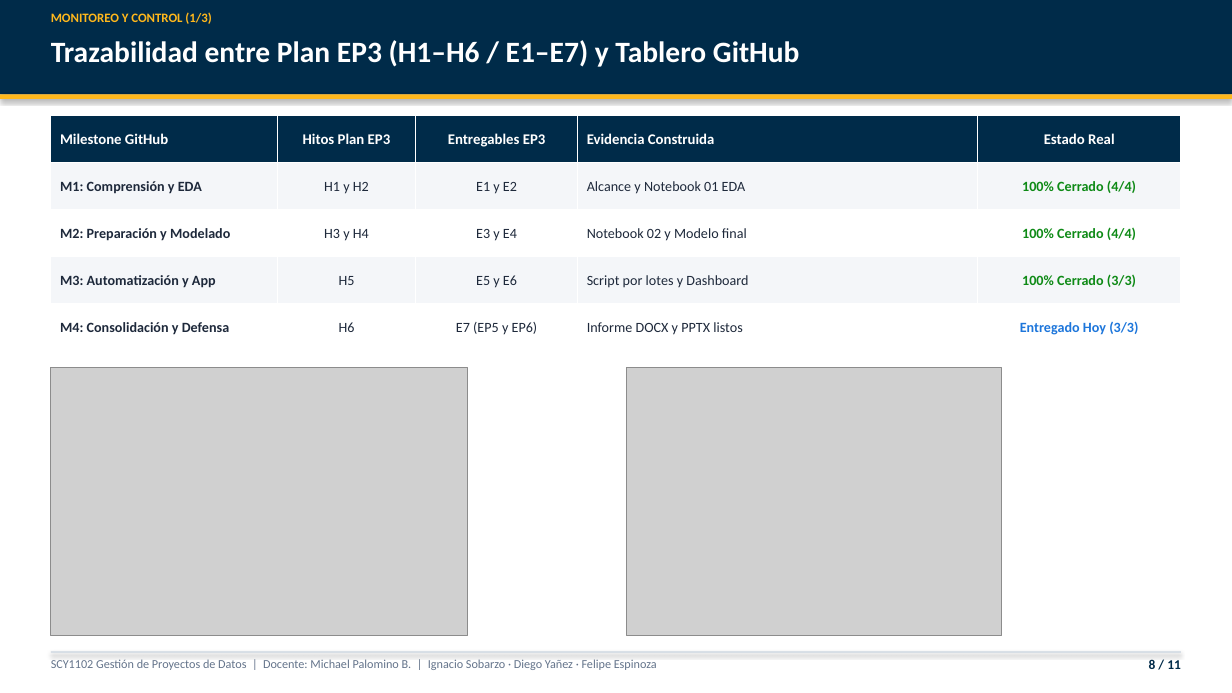
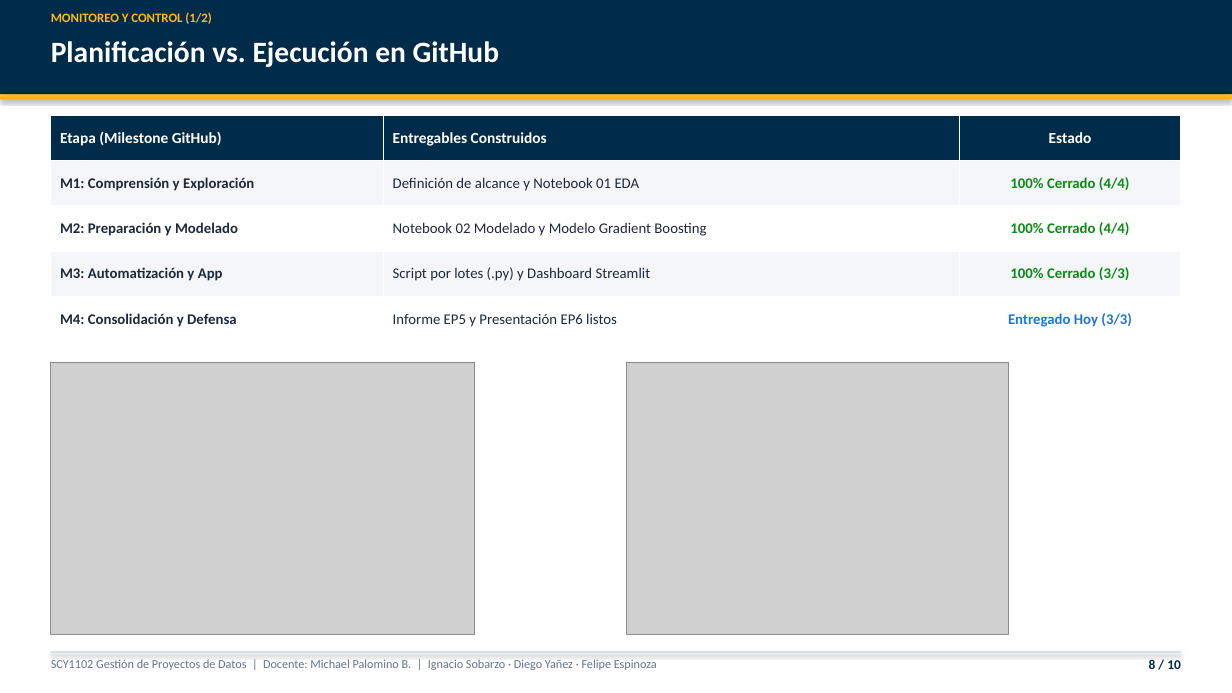
Before and after one commit to IjnacioS/Gestion, a slide deck: slide 8 of docs/entregables/Presentacion_EP6_Caso1_Matematicas.pptx. Drawn at 1232x693 pixels with LibreOffice and Linux fonts; fonts in the diff are those of the drawing; grey boxes stand for pictures. Boxes give left, top, right and bottom in pixels: in the first picture for what was removed or moved away, otherwise in the second. Text is boxed around its words. In the diff, an @@ line names an element or a change of style, - is before the commit and + after.

Commit message:
docs: simplificar presentacion EP6 a 10 laminas, limpiar graficos y sincronizar guion e informe

```diff
--- a/docs/entregables/Presentacion_EP6_Caso1_Matematicas.pptx
+++ b/docs/entregables/Presentacion_EP6_Caso1_Matematicas.pptx
@@ text at [51, 41, 499, 67]: text changed @@
-Trazabilidad entre Plan EP3 (H1–H6 / E1–E7) y Tablero GitHub
+Planificación vs. Ejecución en GitHub
@@ table at [51, 116, 1181, 342] @@
-column 1: Milestone GitHub | M1: Comprensión y EDA | M2: Preparación y Modelado | M3: Automatización y App | M4: Consolidación y Defensa
-column 2: Hitos Plan EP3 | H1 y H2 | H3 y H4 | H5 | H6
-column 3: Entregables EP3 | E1 y E2 | E3 y E4 | E5 y E6 | E7 (EP5 y EP6)
-column 4: Evidencia Construida | Alcance y Notebook 01 EDA | Notebook 02 y Modelo final | Script por lotes y Dashboard | Informe DOCX y PPTX listos
-column 5: Estado Real | 100% Cerrado (4/4) | 100% Cerrado (4/4) | 100% Cerrado (3/3) | Entregado Hoy (3/3)
+column 1: Etapa (Milestone GitHub) | M1: Comprensión y Exploración | M2: Preparación y Modelado | M3: Automatización y App | M4: Consolidación y Defensa
+column 2: Entregables Construidos | Definición de alcance y Notebook 01 EDA | Notebook 02 Modelado y Modelo Gradient Boosting | Script por lotes (.py) y Dashboard Streamlit | Informe EP5 y Presentación EP6 listos
+column 3: Estado | 100% Cerrado (4/4) | 100% Cerrado (4/4) | 100% Cerrado (3/3) | Entregado Hoy (3/3)
@@ picture: place and size @@
-picture at [51, 368, 468, 636]
+picture at [51, 362, 475, 635]
@@ picture: place and size @@
-picture at [627, 368, 1002, 636]
+picture at [627, 362, 1008, 635]
@@ text at [1149, 659, 1181, 669]: text changed @@
-8 / 11
+8 / 10
```
Also in this commit, not shown: 8 other slides changed, 1 slide added, 2 slides removed, 5 other files.
